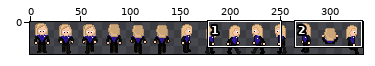
Sprite sheet -- Orville/Assets/AllCharacters/Characters/Kelly.png. The first picture is a wide view before the edit; the outline marks the close-up.
Close-up. The starting point:
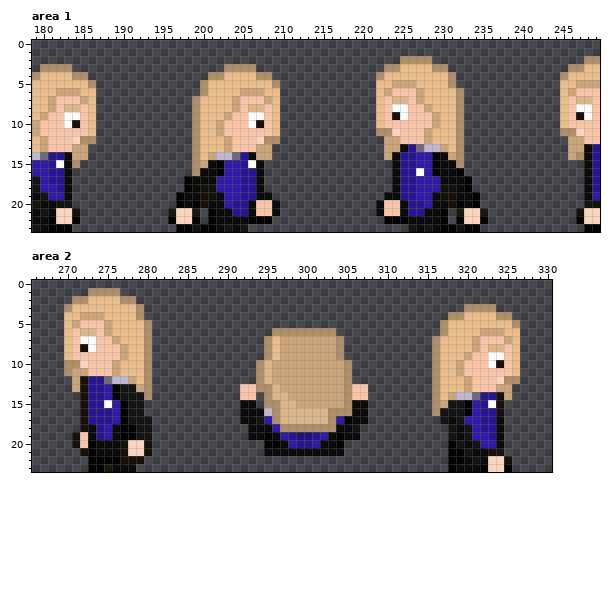
The file is 360x32 pixels. Colours within 5 levels of each other are drawn and written as one. Shown: area 1: x 179..249, y 0..23; area 2: x 266..330, y 0..23. The wide view leaves out empty margins. The commit also changed other parts of the picture, which this record leaves out.
After the commit:
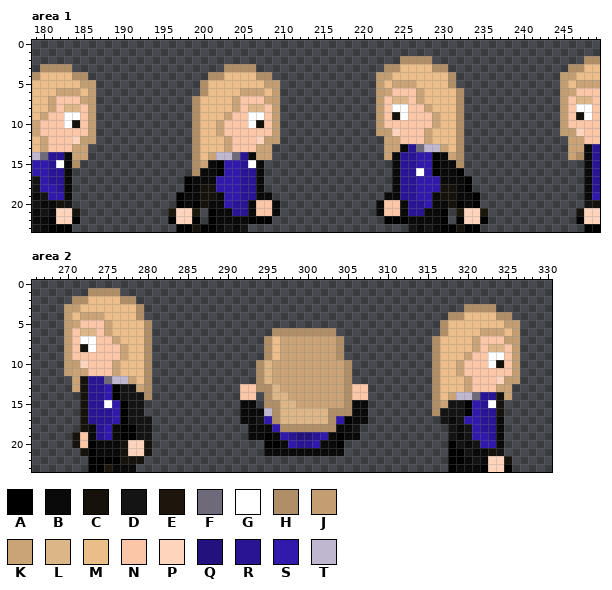
Palette (. is transparent): A #000000  B #0a0a0a  C #16110a  D #141414  E #1c160d  F #6f6a79  G #ffffff  H #b08e67  J #c49e73  K #caa376  L #ddb688  M #eabd89  N #fbc6a7  P #fed5bc  Q #23127d  R #291594  S #3019ab  T #bfb6d0
The exact change:
--- area 1
@@ x 179..249 @@
  3 .HHHH...................HHHH................HHMMMMHH...............HHMM
- 4 HMMMMHH...............HHMMMMHH.............HMMMMMMMMH.............HMMMM
- 5 MMMMMMMH.............HMMMMMMMMH............MMKKKMMMMH.............MMKKK
- 6 MMMKKKMM.............HMMMMKKKMM............MKNNNKMMMMH............MKNNN
- 7 MMKNNNKM............HMMMMKNNNKM............MNLLNKMMMMH............MNLLN
- 8 MMKNLLNM............HMMMMKNLLNM............MNGGNNKMMMH............MNGGN
- 9 MKNNGGNM............HMMMKNNGGNM............MNCGNNNKMMH............MNCGN
-10 KNNNGCNM............HMMKNNNGCNM............MNNNNNNKMMH............MNNNN
-11 KNNNNNNM............HMMKNNNNNNM............HHPNNNKMMMH............HHPNN
-12 MKNNNPHH............HMMMKNNNPHH.............KKNNNKMMMH.............KKNN
+ 4 HMMMMHH...............HHMMMMHH.............JJMMMMMMMH.............JJMMM
+ 5 MMMMMMJJ.............HMMMMMMMJJ............JMKKKMMMMH.............JMKKK
+ 6 MMMKKKMJ.............HMMMMKKKMJ............JKNNNKMMMMH............JKNNN
+ 7 MMKNNNKJ............HMMMMKNNNKJ............JNLLNKMMMMH............JNLLN
+ 8 MMKNLLNJ............HMMMMKNLLNJ............JNGGNNKMMMH............JNGGN
+ 9 MKNNGGNJ............HMMMKNNGGNJ............JNCGNNNKMMH............JNCGN
+10 KNNNGCNJ............HMMKNNNGCNJ............JNNNNNNKMMH............JNNNN
+11 KNNNNNNJ............HMMKNNNNNNJ............JJPNNNKMMMH............JJPNN
+12 MKNNNPJJ............HMMMKNNNPJJ.............KKNNNKMMMH.............KKNN
 13 MKNNNKK.............HMMMKNNNKK..............KKBRFTTKMH.............KKBR
--- area 2
@@ x 266..330 @@
  2 .....HHMMMMHH....................................................
- 3 ....HMMMMMMMMH........................................HHHH.......
- 4 ....MMKKKMMMMH......................................HHMMMMHH.....
- 5 ....MKNNNKMMMMH....................................HMMMMMMMMH....
- 6 ....MNLLNKMMMMH...............HHHHHHHH.............HMMMMKKKMM....
- 7 ....MNGGNNKMMMH..............HMKKKKKKKH...........HMMMMKNNNKM....
- 8 ....MNCGNNNKMMH..............HMKKKKKKKH...........HMMMMKNLLNM....
- 9 ....MNNNNNNKMMH..............HMKKKKKKKH...........HMMMKNNGGNM....
-10 ....HHPNNNKMMMH.............HLKKKKKKKKKH..........HMMKNNNGCNM....
-11 ....HKKNNNKMMMH.............HLKKKKKKKKKH..........HMMKNNNNNNM....
-12 .....KCRRFTTKMH.............HLKKKKKKKKKH..........HMMMKNNNPHH....
+ 3 ....JJMMMMMMMH........................................HHHH.......
+ 4 ....JMKKKMMMMH......................................HHMMMMHH.....
+ 5 ....JKNNNKMMMMH....................................HMMMMMMMJJ....
+ 6 ....JNLLNKMMMMH...............HHHHHHHH.............HMMMMKKKMJ....
+ 7 ....JNGGNNKMMMH..............HMKKKKKKKH...........HMMMMKNNNJJ....
+ 8 ....JNCGNNNKMMH..............HMKKKKKKKH...........HMMMMKNLLNJ....
+ 9 ....JNNNNNNKMMH..............HMKKKKKKKH...........HMMMKNNGGNJ....
+10 ....JJPNNNKMMMH.............HLKKKKKKKKKH..........HMMKNNNGCNJ....
+11 ....JKKNNNKMMMH.............HLKKKKKKKKKH..........HMMKNNNNNNJ....
+12 .....KCRRFTTKMH.............HLKKKKKKKKKH..........HMMMKNNNPJJ....
 13 .....KCRRSADDKH...........NNHHLKKKKKKKKHNN........HMMMKNNNKK.....
Where, in picture pixels (left, top, right, bottom), the same in both close-ups:
changed: (376, 72, 392, 136)
changed: (560, 72, 576, 136)
changed: (80, 80, 96, 144)
changed: (264, 80, 280, 144)
changed: (64, 304, 80, 376)
changed: (504, 320, 520, 384)
